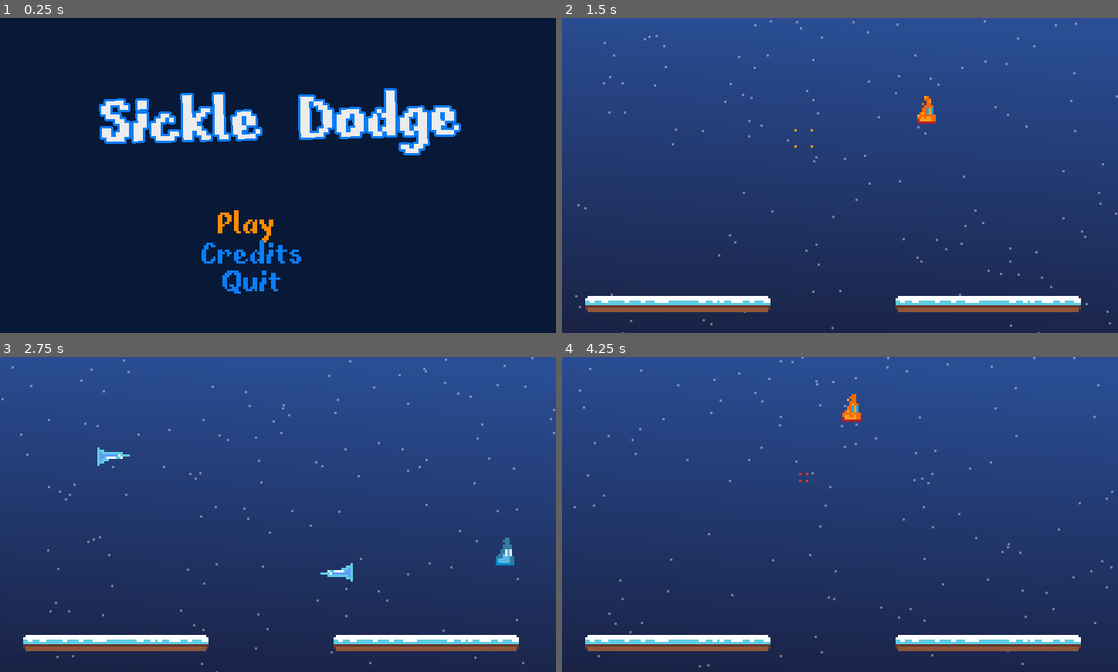
Above: before the commit, frames 1-4 (two rows, left to right).
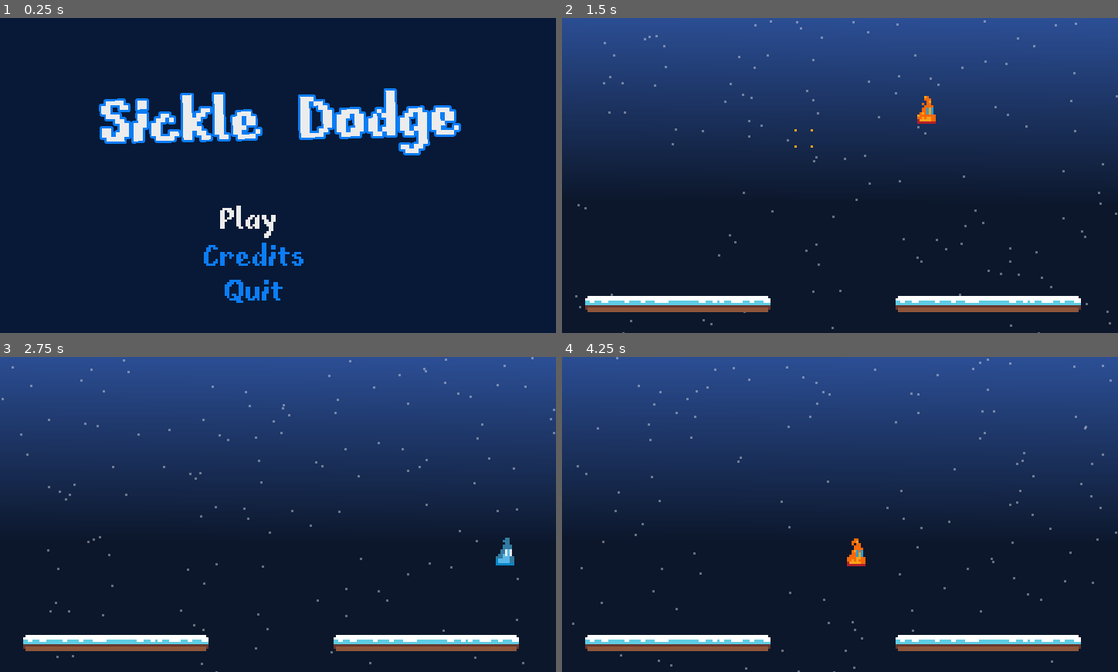
Above: after the commit, the same moments.

Repository: sugarvoid/winter-break-jam
Game: Godot game, scene res://game/menu/title_menu.tscn
The game is run twice, just before and just after one commit, with the same random seed, the same clock (stepped at 60 frames per second) and the same inputs. Sound files missing from this copy of the repository are replaced by a short silence.
Inputs:
- Up to frame 1 (0.25 s): no input
- Up to frame 2 (1.5 s): tap Enter (ui_accept) at 0.5 s; hold D (move_right) from 0.53 s (still down); tap W (jump) at 0.6, 0.77, 1.07 s; tap Space (dash) at 1.35 s
- Up to frame 3 (2.75 s): tap W (jump) at 1.52, 1.55, 1.82, 2.1 s; release D (move_right) at 2.03 s; hold A (move_left) from 2.03 s (still down)
- Up to frame 4 (4.25 s): release A (move_left) at 2.78 s; hold D (move_right) from 2.78 s (still down); tap Space (dash) at 2.85 s; tap W (jump) at 3.02, 3.05, 3.32, 3.6, 3.77, 4.07 s; tap R (restart) at 3.5, 4.15 s

The runs differ from the first frame. In frame 1, 1.5% of the frame differs, in the area x 36-55%, y 59-91%; in frame 2, 73%; in frame 3, 73%; in frame 4, 74%, in the area x 0-100%, y 0-100%.

Commit message:
Fix game music/ hazard reset bug

Diff:
--- a/game/game.gd
+++ b/game/game.gd
@@ -11,18 +11,22 @@
 onready var hazard_manager: HazardManager = get_node("HazardManager")
 onready var start_delay_timer: Timer = get_node("StartDelay")
 onready var gameover_sound: AudioStreamPlayer = get_node("GameOverSound")
+onready var off_screen_pos: Position2D = get_node("OffScreenPos")
+onready var player_spawn_point: Position2D = get_node("PlayerSpawnPoint")
+onready var background_music: AudioStreamPlayer = get_node("BackgroundMusic")
 
 var is_game_over: bool = false
 var seconds_in: int
 
 func _ready():
-	$BackgroundMusic.play()
+	self.background_music.play()
 	self._connection_child_signals()
 	self._set_up_new_game()
 
 func _set_up_new_game() -> void:
 	_hide_overlay_items()
 	self.is_game_over = false
+	self.player.reset_player()
 	self._spawn_player()
 	self.static_platform_left.is_frozen = true
 	self.static_platform_right.is_frozen = true
@@ -30,7 +34,7 @@
 	self._start_level()
 
 func _spawn_player() -> void:
-	self.player.global_position = $PlayerSpawnPoint.global_position
+	self.player.global_position = self.player_spawn_point.global_position
 
 func _hide_overlay_items() -> void:
 	for c in $OverLay.get_children():
@@ -40,18 +44,21 @@
 	if self.is_game_over:
 		if event.is_action_released("restart"):
 			self._restart_game()
-			get_tree().change_scene("res://game/game.tscn")
+			#get_tree().change_scene("res://game/game.tscn")
 
 func _restart_game() -> void:
-	pass
+	_set_up_new_game()
 
 func _start_level() -> void:
 	if !is_game_over: # Prevents chrashing if player jumps of level before game startss
 		self.gamer_timer.start(1)
 		self.hazard_manager.start_timers()
 
-func _respawn_player(_body: Node) -> void:
-	self._end_game()
+func _on_player_falling(_body: Node) -> void:
+	if _body.has_method("take_damage"):
+		_body.take_damage()
+		_end_game()
+		### self._end_game()
 
 func _tick() -> void:
 	if !is_game_over:
@@ -65,24 +72,25 @@
 
 func _connection_child_signals() -> void:
 	self.start_delay_timer.connect("timeout", self, "_start_level")
-	self.player.connect("fell_off_screen", self, "_respawn_player")
+	###self.player.connect("fell_off_screen", self, "_on_player_falling")
 	self.player.connect("is_dying", self, "_remove_hazards")
 	# TODO: REMOVE ONCE I ADD SOUND
 	#### self.player.connect("on_death", self, "_play_gameoever_sound")
-	self.player.connect("on_death", self, "_end_game")
-	self.kill_zone.connect("body_entered", self, "_respawn_player")
+	self.player.connect("on_death", self, "_play_gameoever_sound")
+	self.kill_zone.connect("body_entered", self, "_on_player_falling")
 	self.player.connect("on_air_jump", self.effect_conatainer, "add_effect_to_screen")
 	self.gamer_timer.connect("timeout", self, "_tick")
 	self.gameover_sound.connect("finished", self, "_end_game")
 	self.hazard_manager.connect("player_finished", self, "_game_won")
 
 func _play_gameoever_sound() -> void:
+	self.player.global_position = self.off_screen_pos.global_position
 	gameover_sound.play()
 
 func _end_game():
 	# Play gameover sound
 	self._remove_hazards()
-	self.player.global_position = $OffScreenPos.global_position
+
 	$OverLay/LblRestart.visible = true
 	print('gameover')
 
--- a/game/game.tscn
+++ b/game/game.tscn
@@ -37,7 +37,7 @@
 position = Vector2( 50, 100 )
 
 [node name="OffScreenPos" type="Position2D" parent="."]
-position = Vector2( -18, -19 )
+position = Vector2( -26, -18 )
 
 [node name="HazardManager" parent="." instance=ExtResource( 6 )]
 
--- a/game/manager/hazard_manager/hazard_manager.gd
+++ b/game/manager/hazard_manager/hazard_manager.gd
@@ -2,6 +2,8 @@
 extends Node2D
 
 signal player_finished
+
+onready var hazard_container: Node2D = get_node("HazardContainer")
 
 onready var single_sickle_left_timer: Timer = get_node("SickleLeft")
 onready var single_sickle_right_timer: Timer = get_node("SickleRight")
@@ -36,16 +38,19 @@
 	new_sickle.speed = speed
 	new_sickle.rotation_d = move_dir
 	new_sickle.global_position = spawn_pos
-	self.call_deferred("add_child", new_sickle)
+	self.hazard_container.call_deferred("add_child", new_sickle)
+
 
 func reset_self() -> void:
+	for c in self.hazard_container.get_children():
+		c.call_deferred("queue_free")
 	single_sickle_left_timer.stop()
 	single_sickle_right_timer.stop()
 
 func _spawn_wave(wave_type: PackedScene, speed: int = 100) -> void:
 	var new_wave: SickleWave = wave_type.instance()
 	new_wave.set_sickle_speed(speed)
-	self.call_deferred("add_child", new_wave)
+	self.hazard_container.call_deferred("add_child", new_wave)
 
 func _on_left_timeout() -> void:
 	print('left')
--- a/game/manager/hazard_manager/hazard_manager.tscn
+++ b/game/manager/hazard_manager/hazard_manager.tscn
@@ -4,6 +4,8 @@
 
 [node name="HazardManager" type="Node2D"]
 script = ExtResource( 1 )
+
+[node name="HazardContainer" type="Node2D" parent="."]
 
 [node name="Position2D" type="Position2D" parent="."]
 position = Vector2( -20, 43 )
--- a/game/menu/title_menu.gd
+++ b/game/menu/title_menu.gd
@@ -1,7 +1,7 @@
 extends Control
 
 const DEFAULT_COLOR: Color = Color("0c7ef7")
-const HIGHLIGHT_COLOR: Color = Color.darkorange
+const HIGHLIGHT_COLOR: Color = Color("ededed")
 
 onready var option_list: Control = get_node("Options")
 
--- a/game/menu/title_menu.tscn
+++ b/game/menu/title_menu.tscn
@@ -82,29 +82,29 @@
 [node name="Options" type="Control" parent="."]
 
 [node name="Label2" type="Label" parent="Options"]
-margin_left = 93.0
-margin_top = 83.0
-margin_right = 243.0
-margin_bottom = 101.0
+margin_left = 94.0
+margin_top = 81.0
+margin_right = 244.0
+margin_bottom = 109.0
 rect_scale = Vector2( 0.5, 0.5 )
 custom_colors/font_color = Color( 1, 1, 1, 1 )
 custom_fonts/font = SubResource( 1 )
 text = "Play"
 
 [node name="Label3" type="Label" parent="Options"]
-margin_left = 86.0
-margin_top = 96.0
-margin_right = 236.0
-margin_bottom = 114.0
+margin_left = 87.0
+margin_top = 97.0
+margin_right = 237.0
+margin_bottom = 125.0
 rect_scale = Vector2( 0.5, 0.5 )
 custom_fonts/font = SubResource( 1 )
 text = "Credits"
 
 [node name="Label4" type="Label" parent="Options"]
-margin_left = 94.0
-margin_top = 108.0
-margin_right = 244.0
-margin_bottom = 126.0
+margin_left = 95.0
+margin_top = 112.0
+margin_right = 245.0
+margin_bottom = 140.0
 rect_scale = Vector2( 0.5, 0.5 )
 custom_fonts/font = SubResource( 1 )
 text = "Quit"
--- a/game/player/player.gd
+++ b/game/player/player.gd
@@ -1,7 +1,7 @@
 class_name Player
 extends KinematicBody2D
 
-signal fell_off_screen
+
 signal on_air_jump(effect, pos)
 signal is_dying
 signal on_death
@@ -30,7 +30,6 @@
 var is_alive: bool = true
 var is_on_ice: bool
 
-var hp: int = 1
 
 func _ready():
 	animated_sprite.play("default")
@@ -49,6 +48,7 @@
 			is_grounded = false
 
 		if Input.is_action_just_pressed("jump"):
+			print(jumps)
 			if jumps == 0:
 				jumps += 1
 				velocity.y = -jump_strength
@@ -58,7 +58,8 @@
 					self.emit_signal("on_air_jump", p_JumpEffect, $Position2D.global_position)
 					$AnimationPlayer.play("flip")
 					velocity.y = -extra_jump_strength
-					jumps +=1
+					jumps += 1
+
 		if Input.is_action_just_pressed("dash"):
 			print("...dash...")
 
@@ -86,22 +87,22 @@
 	self.jumps = 0
 
 func take_damage():
-	if self.hp == 0:
-		return
-	#$CollisionShape2D.set_deferred("disabled", true)
-	print("taking damage")
-	self.hp -= 1
-	if self.hp == 0:
+	if self.is_alive:
+		print('herr')
 		self.is_alive = false
 		emit_signal("is_dying")
 		_play_death_animation()
+		print("taking damage")
 
 func _play_death_animation() -> void:
 	print('player is dead')
 	# Play animation
 	animated_sprite.play("dying")
 
-
+func reset_player() -> void:
+	self.velocity = Vector2.ZERO
+	self.is_alive = true
+	self.animated_sprite.play("default")
 
 func _animation_finished():
 	if animated_sprite.animation == "dying":
Binary file changed: game/level/TEMP_background.png
